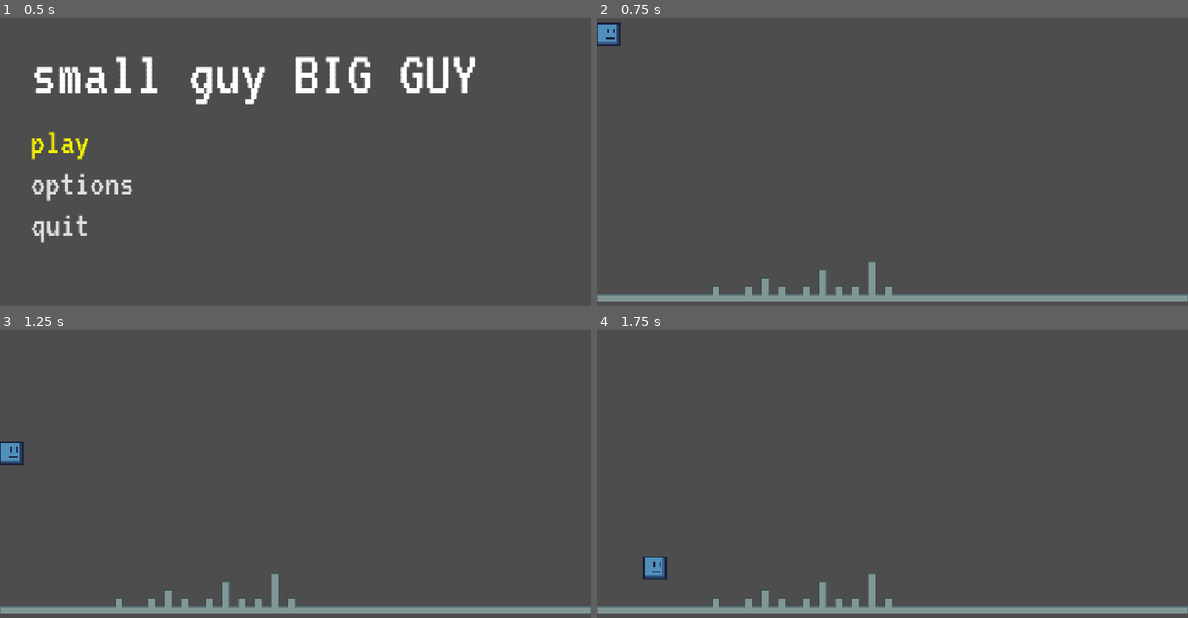
Above: before the commit, frames 1-4 (two rows, left to right).
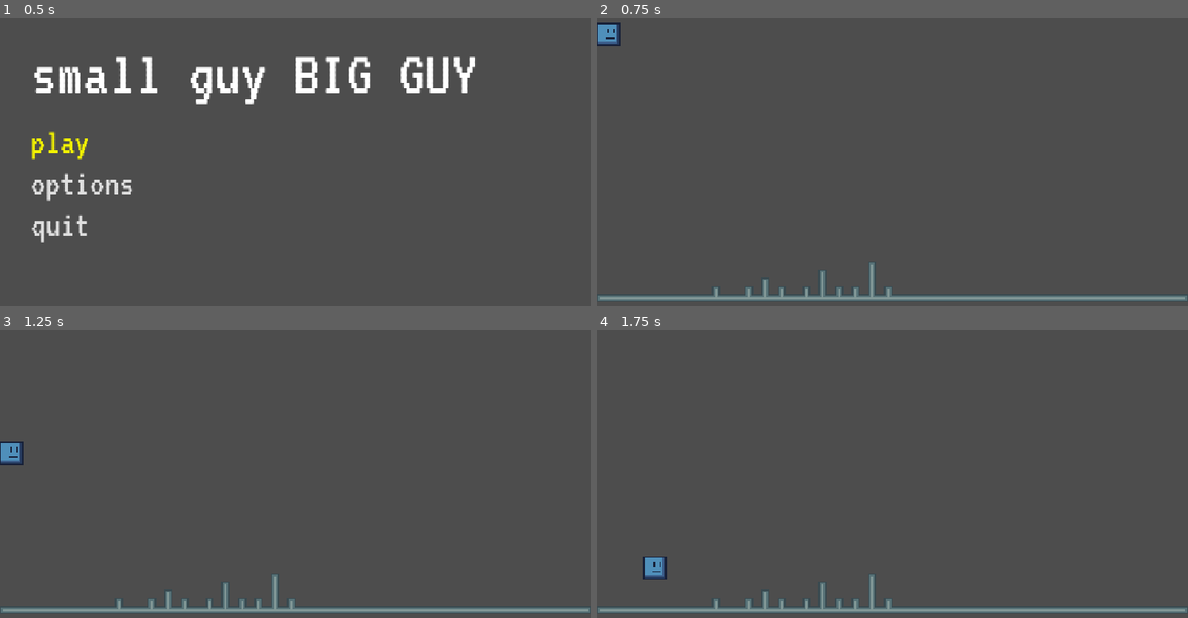
Above: after the commit, the same moments.

Repository: itstntcraft123/small-guy-big-guy
Game: Godot game, scene res://scenes/main_menu.tscn
Same seed, same stepped clock (60 frames per second), same inputs: the game is played once before the commit and once after it.
Inputs (mouse positions are in pixels of both pictures, inside the frame that each line leads up to):
- Up to frame 1 (0.5 s): no input
- Up to frame 2 (0.75 s): click "play" at 0.5 s
- Up to frame 3 (1.25 s): no input
- Up to frame 4 (1.75 s): tap Enter at 1.25 s; move the mouse to (1022, 476) at 1.27 s; hold D (small_move_right) from 1.28 s (still down); tap Alt at 1.35 s; click (1022, 476) at 1.42 s; tap W (small_jump) at 1.52 s

Frame 1 is identical in both runs. In frame 2, 2.2% of the frame differs, in the area x 0-100%, y 84-99%; in frame 3, 2.2%; in frame 4, 2.2%.

Commit message:
make tile edges bigger

Diff:
--- a/scenes/game.tscn
+++ b/scenes/game.tscn
@@ -4,7 +4,7 @@
 [ext_resource type="Script" uid="uid://duxlyg64xjhe2" path="res://scripts/game.gd" id="1_yqjtg"]
 [ext_resource type="PackedScene" uid="uid://dqpupgu43dttv" path="res://scenes/game_menu.tscn" id="2_iywne"]
 [ext_resource type="Script" uid="uid://dtnkb5es2t6cp" path="res://scripts/player.gd" id="2_lnu2h"]
-[ext_resource type="TileSet" uid="uid://di7fkt837g82d" path="res://sprites/tileplaceholder13tile-autotile.tres" id="4_lbhrr"]
+[ext_resource type="TileSet" path="res://sprites/autotile/tileplaceholder13tile-autotile.tres" id="5_iywne"]
 
 [sub_resource type="RectangleShape2D" id="RectangleShape2D_ao8sq"]
 size = Vector2(46, 46)
@@ -29,6 +29,6 @@
 [node name="TileMapLayer" type="TileMapLayer" parent="." unique_id=1197881366]
 texture_filter = 1
 tile_map_data = PackedByteArray("AAAIACIAAAACAAMAAAAHACIAAAACAAMAAAAGACIAAAACAAMAAAAFACIAAAACAAMAAAAEACIAAAACAAMAAAADAC …(1328 unchanged characters)…
-tile_set = ExtResource("4_lbhrr")
+tile_set = ExtResource("5_iywne")
 
 [node name="CanvasLayer" type="CanvasLayer" parent="." unique_id=371086613]
--- a/sprites/tileplaceholder13tile-autotile.tres
+++ b/sprites/autotile/tileplaceholder13tile-autotile.tres
@@ -1,6 +1,6 @@
-[gd_resource type="TileSet" format=3 uid="uid://di7fkt837g82d"]
+[gd_resource type="TileSet" format=3 uid="uid://bdb3lxiaxk6a2"]
 
-[ext_resource type="Texture2D" uid="uid://ovbd8sy1x8fs" path="res://sprites/tileplaceholder13tile-autotile.png" id="1_texture"]
+[ext_resource type="Texture2D" uid="uid://bu8kadvtbwsra" path="res://sprites/autotile/tileplaceholder13tile-autotile.png" id="1_texture"]
 
 [sub_resource type="TileSetAtlasSource" id="TileSetAtlasSource_terrain"]
 texture = ExtResource("1_texture")
Binary file added: sprites/autotile/tileplaceholder13tile-autotile.png
Not shown, changed: sprites/autotile/tileplaceholder13tile-autotile.png.import
Binary file removed: sprites/tileplaceholder13tile-autotile.png
Not shown, removed: sprites/tileplaceholder13tile-autotile.png.import
Binary file changed: sprites/tileplaceholder13tile.png
Binary file removed: sprites/tileplaceholder16x.png
Not shown, removed: sprites/tileplaceholder16x.png.import
Binary file removed: sprites/tileplaceholder64x.png
